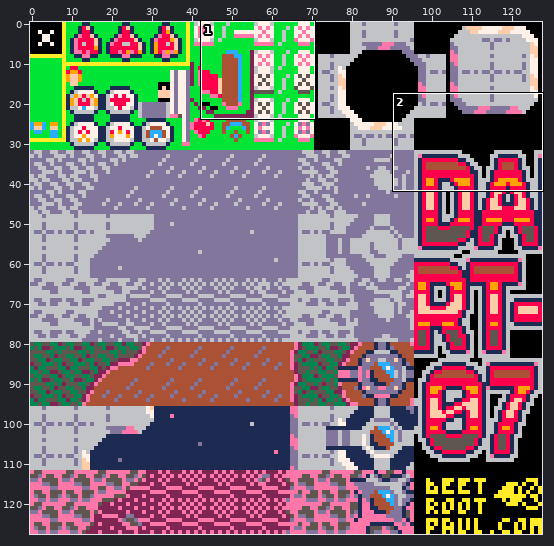
Sprite sheet -- graphics/spritesheet_main.png. Above: a wide view before the commit, with the close-up outlined.
Close-up. Before:
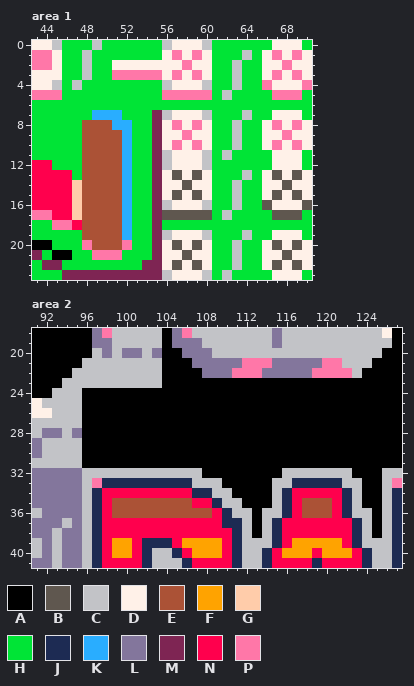
The file is 128x128 pixels. Shown: area 1: x 43..70, y 0..23; area 2: x 91..127, y 18..41.
Palette (. is transparent): A #000000  B #5f574f  C #c2c3c7  D #fff1e8  E #ab5236  F #ffa300  G #ffccaa  H #00e436  J #1d2b53  K #29adff  L #83769c  M #7e2553  N #ff004d  P #ff77a8
Pixels before, area 1, first column x 43:
 0 DDCHHHCHHHHHHCDDDCHHHHHHDDDH
 1 PPDHHCHHHHHHHDPDPDHHHCHDPDPD
 2 PPDHHCHHDDDDDDDPDDHHCHHDDPDD
 3 DDDHHCHHPPPPPDPDPDHHCHHDPDPD
 4 DDCHCHHHHHHHHCDDDCHHCHHPDDDP
 5 PPPHHHHHHHHHHPPPPPHCHHHHPPPH
 6 HHHHHHHHHHHHHHHHHHHHHHHHHHHH
 7 HHHHHHKKKHHHMCDDDCHHHCHHDDDH
 8 HHHHHEEEKKHHMDPDPDHHCHHDPDPD
 9 HHHHHEEEEKHHMDDPDDHHCHHDDPDD
10 HHHHHEEEEKHHMDPDPDHHCHHDPDPD
11 HHHHHEEEEKHHMCDDDCHCHHHHDDDH
12 NNHHHEEEEKHHMCDDDCHHHHHHDDDH
13 NNNNHEEEEKHHMDBDBDHHHCHDBDBD
14 NNNNGEEEEKHHMDDBDDHHCHHDDBDD
15 NNNNGEEEEKHHMDBDBDHHCHHDBDBD
16 NNNNGEEEEKHHMCDDDCHHCHHBDDDB
17 PPNNGEEEEKHHMBBBBBHCHHHHBBBH
18 HHPPNEEEEKHHMHHHHHHHHHHHHHHH
19 HHHHHEEEEKHHMCDDDCHHHCHHDDDH
20 AAHHHPEEEPHHMDBDBDHHCHHDBDBD
21 MHAAHHPPPHHHMDDBDDHHCHHDDBDD
22 HMMHHHHHHHHMMDBDBDHHCHHDBDBD
23 HHHMMMMMMMMMMCDDDCHCHHHHDDDH
Pixels before, area 2, first column x 91:
18 AAAAAALPCCCCCALPCCCCCCCCLCCCCCCCCCCDA
19 AAAAAALLCCCCCALLLCCCCCCCLCCCCCCCCCCCA
20 AAAAAACLCLLCLAALLLCCCCCCCCCCCCCCCCCAA
21 AAAAACCCCCCCCAAALLLLLPPPLLLLLPPCCCAAA
22 AAAACCCCCCCCCAAAALLLPPPLLLLLPPPPCAAAA
23 AAACCCCCCCCCCAAAAAAAAAAAAAAAAAAAAAAAA
24 AACCCAAAAAAAAAAAAAAAAAAAAAAAAAAAAAAAA
25 DCCCCAAAAAAAAAAAAAAAAAAAAAAAAAAAAAAAA
26 DDCCCAAAAAAAAAAAAAAAAAAAAAAAAAAAAAAAA
27 CCCCCAAAAAAAAAAAAAAAAAAAAAAAAAAAAAAAA
28 CLLCLAAAAAAAAAAAAAAAAAAAAAAAAAAAAAAAA
29 LCCCCAAAAAAAAAAAAAAAAAAAAAAAAAAAAAAAA
30 LCCCCAAAAAAAAAAAAAAAAAAAAAAAAAAAAAAAA
31 CCCCCAAAAAAAAAAAAAAAAAAAAAAAAAAAAAAAA
32 LLLLLCCCCCCCCCCCCAAAAAAAACCCCCCCAAACC
33 LLLLLCPJJJJJJJJJCCCAAAAACCJJJJJCCAACP
34 LLLLLCJNNNNNNNNNJJCCAAAACJNNNNNJCAACJ
35 LLLLLCJNEEEEEEEENNJCCAAACJNEEENJCAACJ
36 CLLLLCJNEEEEEEEEEENJCCACCJNEEENJCCACJ
37 LLLCLCJNNNNNNNNNNNNJJCACJNNNNNNNJCACJ
38 LLCLLCJNNNNNNNNNNNNNJCACJNNNNNNNJCACJ
39 CLCLLCJNFFNJJJNFFFFNJCCCJNFFFFFNJCCCJ
40 CLCLLCJNFFNJCCJNFFFNJCCJNFFFNFFFNJCCJ
41 LLCLLCJNNNNJCCCJNNNNJCCJNNNNJNNNNJCCJ
Now the later version:
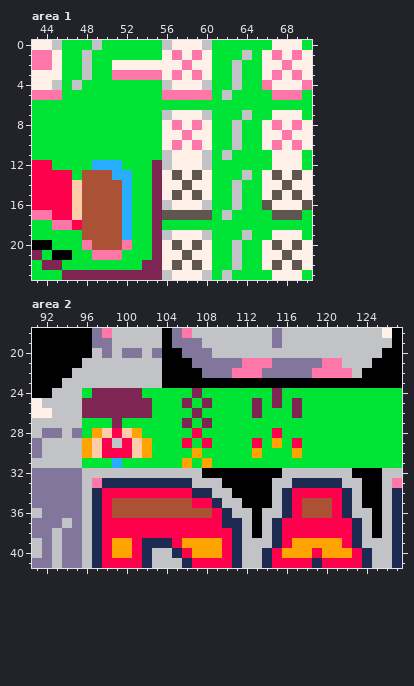
Diff:
{"where": "area 1"}
{"y":7,"x":49,"old":"KKK","new":"HHH"}
{"y":7,"x":55,"old":"M","new":"H"}
{"y":8,"x":48,"old":"EEEKK","new":"HHHHH"}
{"y":8,"x":55,"old":"M","new":"H"}
{"y":9,"x":48,"old":"EEEEK","new":"HHHHH"}
{"y":9,"x":55,"old":"M","new":"H"}
{"y":10,"x":48,"old":"EEEEK","new":"HHHHH"}
{"y":10,"x":55,"old":"M","new":"H"}
{"y":11,"x":48,"old":"EEEEK","new":"HHHHH"}
{"y":11,"x":55,"old":"M","new":"H"}
{"y":12,"x":48,"old":"EEEEK","new":"HKKKH"}
{"y":13,"x":51,"old":"E","new":"K"}
{"where": "area 2"}
{"y":24,"x":96,"old":"AAAAAAAAAAAAAAAAAAAAAAAAAAAAAAAA","new":"HMMMMMHHHHHMHHHHHHHMHHHHHHHHHHHH"}
{"y":25,"x":96,"old":"AAAAAAAAAAAAAAAAAAAAAAAAAAAAAAAA","new":"MMMMMMMHHHMHMHHHHMHMHMHHHHHHHHHH"}
{"y":26,"x":96,"old":"AAAAAAAAAAAAAAAAAAAAAAAAAAAAAAAA","new":"MMMMMMMHHHHMHHHHHMHHHMHHHHHHHHHH"}
{"y":27,"x":96,"old":"AAAAAAAAAAAAAAAAAAAAAAAAAAAAAAAA","new":"HHHMHHHHHHMHMHHHHHHHHHHHHHHHHHHH"}
{"y":28,"x":96,"old":"AAAAAAAAAAAAAAAAAAAAAAAAAAAAAAAA","new":"HFGNGFHHHHHNHHHHHHHNHHHHHHHHHHHH"}
{"y":29,"x":96,"old":"AAAAAAAAAAAAAAAAAAAAAAAAAAAAAAAA","new":"FGNCNGFHHHNHNHHHHNHFHNHHHHHHHHHH"}
{"y":30,"x":96,"old":"AAAAAAAAAAAAAAAAAAAAAAAAAAAAAAAA","new":"FGNNNGFHHHHFHHHHHFHHHFHHHHHHHHHH"}
{"y":31,"x":96,"old":"AAAAAAAAAAAAAAAAAAAAAAAAAAAAAAAA","new":"HHHKHHHHHHFHFHHHHHHHHHHHHHHHHHHH"}
